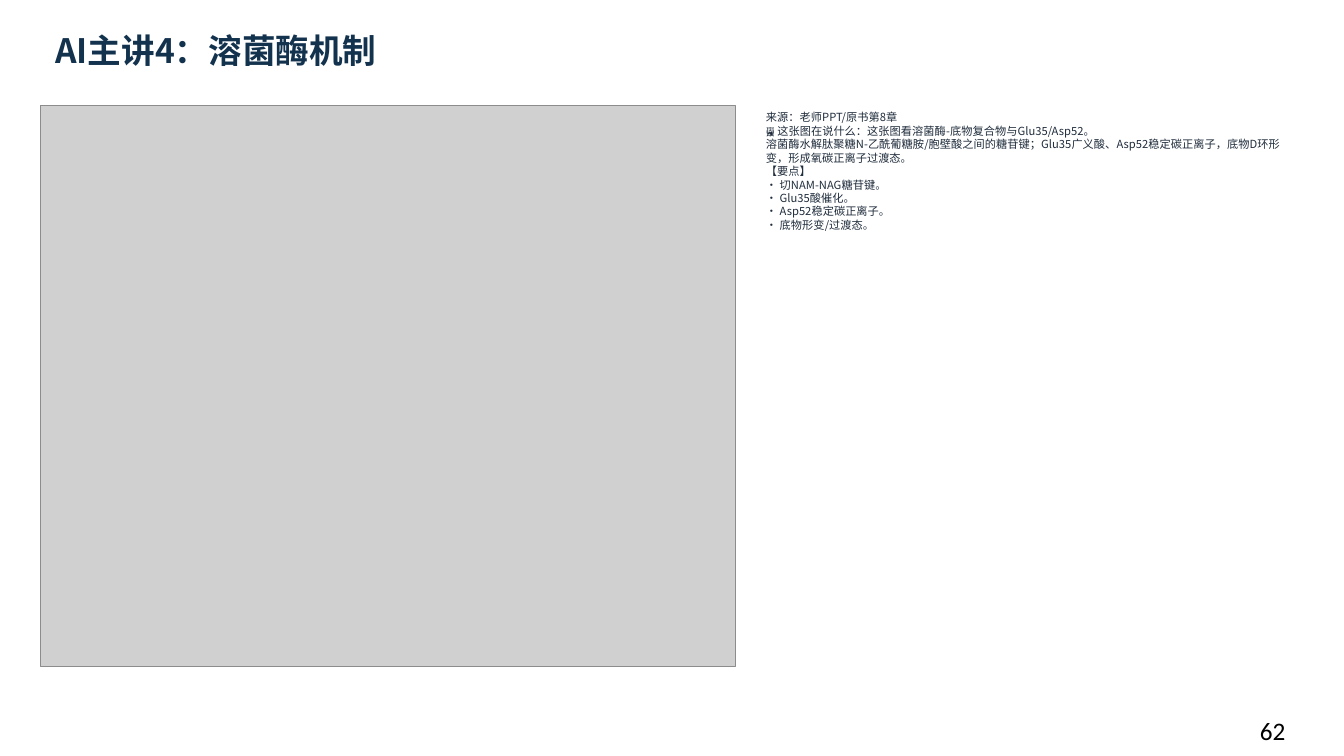
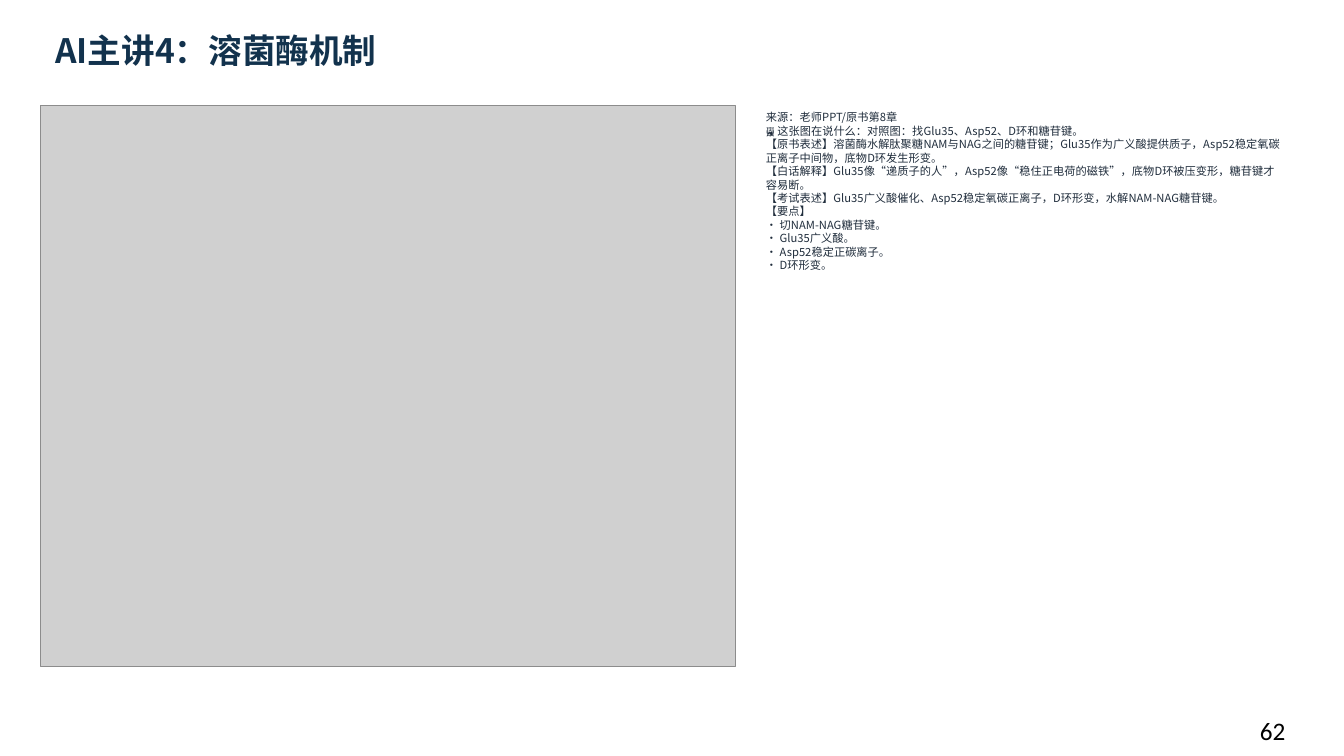
Before and after one commit to newkan-li/Biochemistry, a slide deck: slide 62 of downloads/bc08-ai-style.pptx. Drawn at 1344x756 pixels with LibreOffice and Linux fonts; fonts in the diff are those of the drawing; grey boxes stand for pictures. Boxes give left, top, right and bottom in pixels: in the first picture for what was removed or moved away, otherwise in the second. Text is boxed around its words. In the diff, an @@ line names an element or a change of style, - is before the commit and + after.

Commit message:
bc08关键机制页改为原书表述+白话解释+考试表述;版本20261112bzw

```diff
--- a/downloads/bc08-ai-style.pptx
+++ b/downloads/bc08-ai-style.pptx
@@ text at [766, 111, 1280, 270]: text changed @@
-来源：老师PPT/原书第8章
-🖼 这张图在说什么：这张图看溶菌酶-底物复合物与Glu35/Asp52。
-溶菌酶水解肽聚糖N-乙酰葡糖胺/胞壁酸之间的糖苷键；Glu35广义酸、Asp52稳定碳正离子，底物D环形变，形成氧碳正离子过渡态。
-【要点】
-• 切NAM-NAG糖苷键。
-• Glu35酸催化。
-• Asp52稳定碳正离子。
-• 底物形变/过渡态。
+来源：老师PPT/原书第8章
+🖼 这张图在说什么：对照图：找Glu35、Asp52、D环和糖苷键。
+【原书表述】溶菌酶水解肽聚糖NAM与NAG之间的糖苷键；Glu35作为广义酸提供质子，Asp52稳定氧碳正离子中间物，底物D环发生形变。
+【白话解释】Glu35像“递质子的人”，Asp52像“稳住正电荷的磁铁”，底物D环被压变形，糖苷键才容易断。
+【考试表述】Glu35广义酸催化、Asp52稳定氧碳正离子，D环形变，水解NAM-NAG糖苷键。
+【要点】
+• 切NAM-NAG糖苷键。
+• Glu35广义酸。
+• Asp52稳定正碳离子。
+• D环形变。
```
Also in this commit, not shown: 6 other slides changed, 6 other files.
